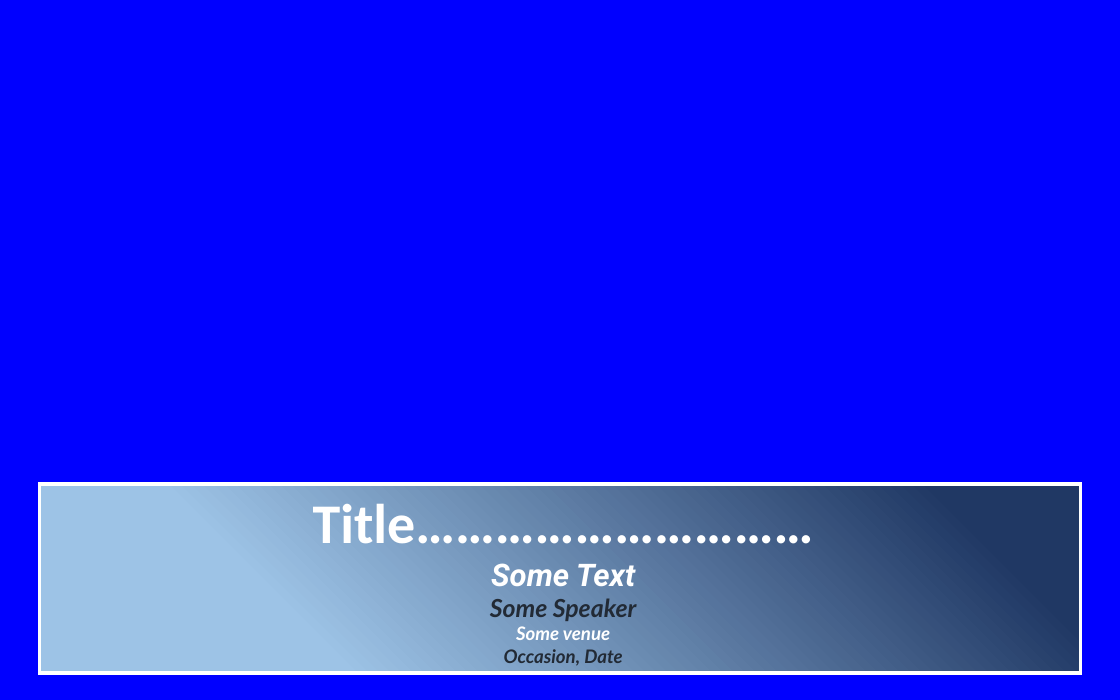
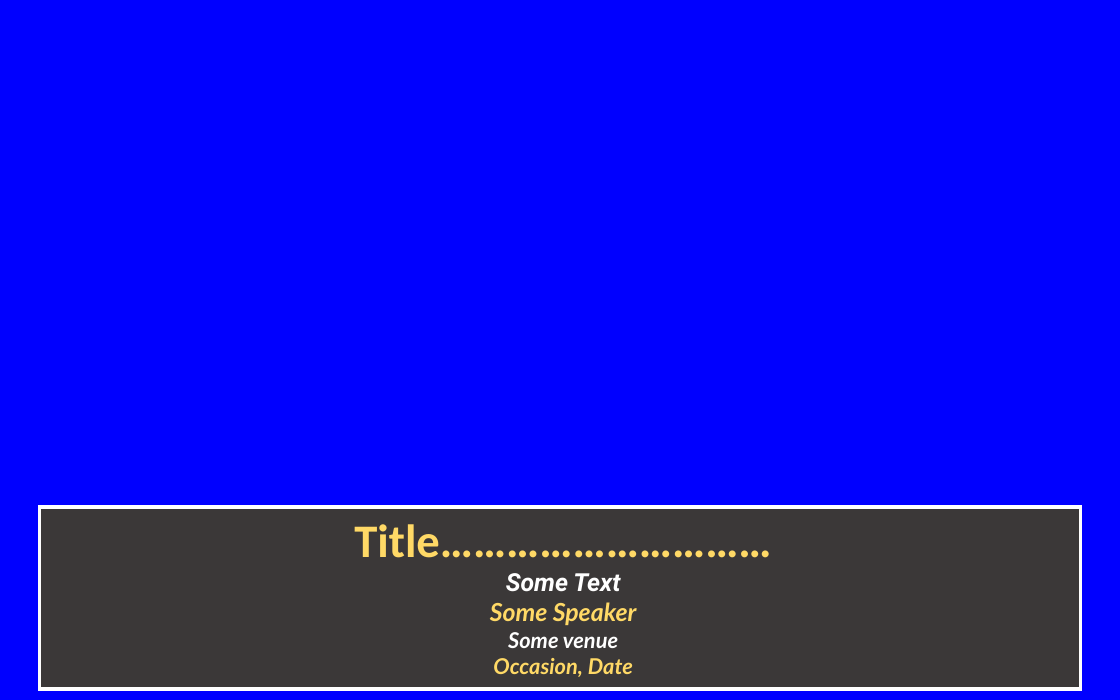
Before and after one commit to darylperalta/outline_docx2pptx, a slide deck: slide 3 of template2.pptx. Drawn at 1120x700 pixels with LibreOffice and Linux fonts; fonts in the diff are those of the drawing. Boxes give left, top, right and bottom in pixels: in the first picture for what was removed or moved away, otherwise in the second. Text is boxed around its words. In the diff, an @@ line names an element or a change of style, - is before the commit and + after.

```diff
--- a/template2.pptx
+++ b/template2.pptx
@@ rectangle "Title…………………………" resized from (x1=39, y1=484, x2=1081, y2=673) to (x1=39, y1=506, x2=1081, y2=688) @@
@@ rectangle "Title…………………………" at (x1=39, y1=506, x2=1081, y2=688): size 36 to 30 pt, text colour #FFFFFF to #FFD966 in "Title…………………………"; size 20 to 16 pt in "Some Text"; text colour #222A35 to #FFD966 in "Some Speaker", "Occasion, Date"; size 12 to 14 pt in "Some venue", "Occasion, Date"; fill gradient #203864 to #9DC3E6 to #3B3838 @@
```
Also in this commit, not shown: 4 other slides changed, 2 other files.
